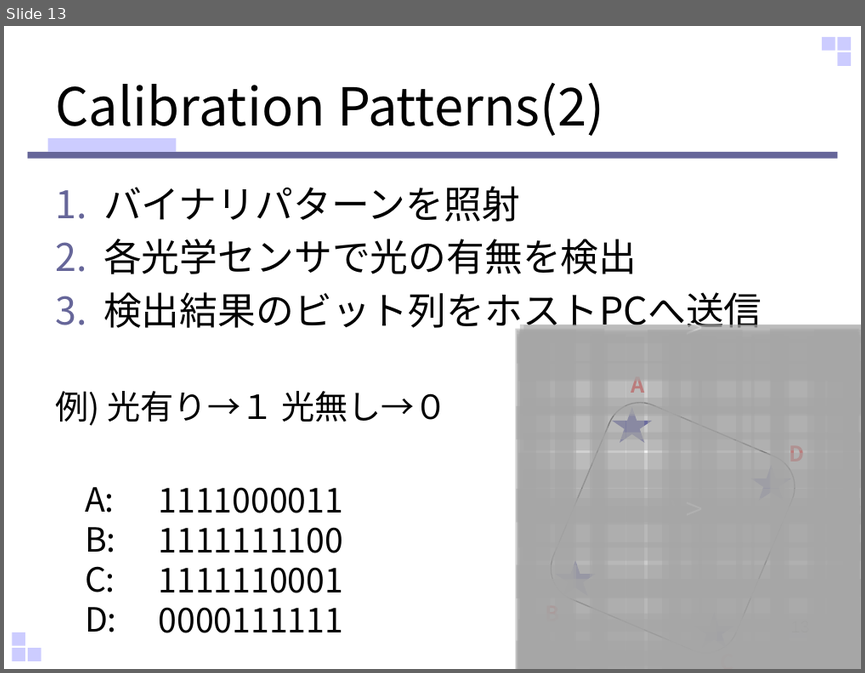
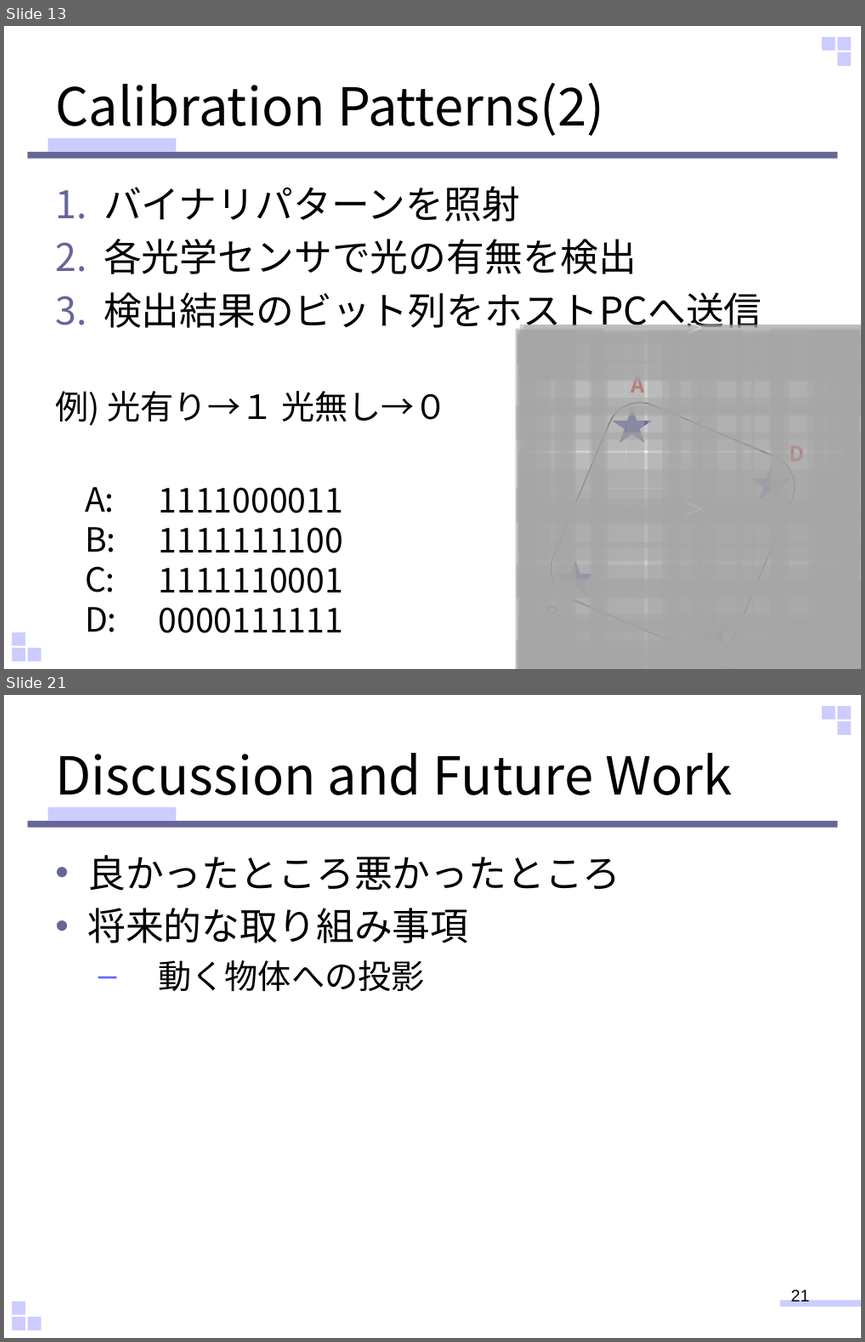
Before and after one commit to sho-hama/Human_Interface, a slide deck: HI_hamana.pptx. Shown one above the other, each under a label of ours: slide 13 before the commit, slides 13 and 21 after it; the slides between them are not shown. The pictures are 865x673 and 865x1342 pixels, drawn with LibreOffice and Linux fonts; fonts in the diff are those of the drawing. Boxes give left, top, right and bottom in pixels: in the first picture for what was removed or moved away, otherwise in the second. Text is boxed around its words. In the diff, an @@ line names an element or a change of style, - is before the commit and + after.

Commit message:
あと残すところ今後の課題とまとめ(95％完了)

```diff
--- a/HI_hamana.pptx
+++ b/HI_hamana.pptx
@@ slide 21 added at (x1=4, y1=695, x2=861, y2=1338), background #FFFFFF; not listed: 9 template elements that a slide beside it also shows @@
@@ title added at (x1=55, y1=753, x2=732, y2=808), 44 pt, text #000000 @@
+Discussion and Future Work
@@ text added at (x1=87, y1=855, x2=620, y2=991), 32 pt, text #000000 @@
+• 良かったところ悪かったところ
+• 将来的な取り組み事項
+  – 動く物体への投影
@@ page number added at (x1=791, y1=1289, x2=810, y2=1301), 14 pt, text #000000 @@
+21
```
Also in this commit, not shown: 3 slides changed, 7 other slides added.
